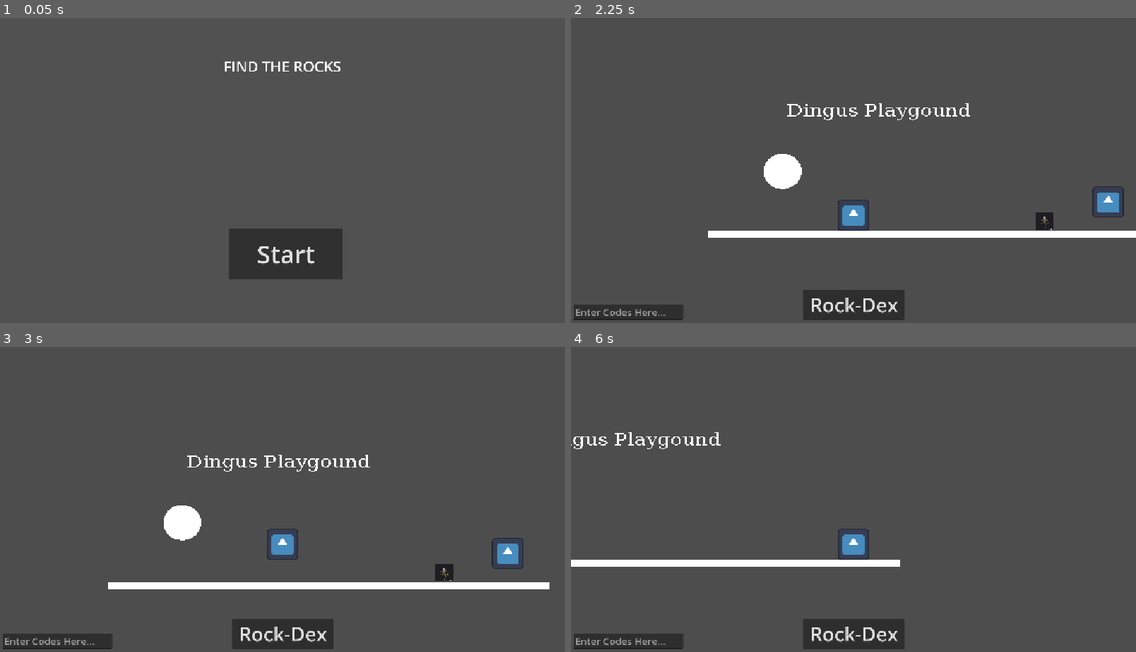
Above: before the commit, frames 1-4 (two rows, left to right).
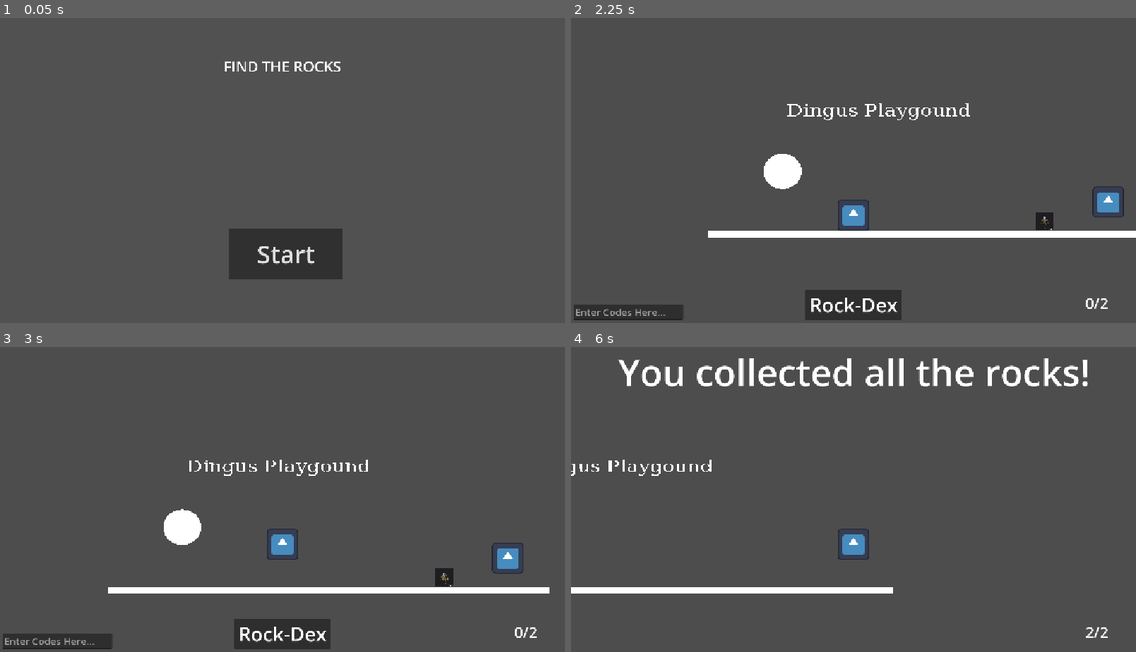
Above: after the commit, the same moments.

Repository: CISC104-F26/project5-Hunter
Game: Godot game, scene res://main_scene.tscn
Two runs of this game, one before a commit and one after it. Both use one fixed random seed, a clock stepped at 60 frames per second and the inputs below. The engine's default icon, where the game draws it, is replaced by a stand-in: a white triangle on a blue panel in a dark square.
Inputs (mouse positions are in pixels of both pictures, inside the frame that each line leads up to):
- Up to frame 1 (0.05 s): no input
- Up to frame 2 (2.25 s): click (627, 310) at 0.52 s; type "12" at 0.6 s; click "Rock-Dex" at 1.25 s; click "Start" at 2 s
- Up to frame 3 (3 s): tap Enter at 2.75 s; hold Right (right) from 2.78 s (still down); tap Space (jump) at 2.85 s
- Up to frame 4 (6 s): tap Space (jump) at 3.02, 3.32, 3.6, 3.77, 4.07, 4.35, 5.1, 5.27, 5.57, 5.85 s; release Right (right) at 4.28 s; hold Left (left) 4.28-5.03 s; hold Right (right) from 5.03 s (still down)

Frame 1 is identical in both runs. In frame 2, 0.4% of the frame differs, in the area x 41-95%, y 33-100%; in frame 3, 3.8%; in frame 4, 8.5%, in the area x 0-95%, y 3-100%.

Commit message:
is this scope creep
i think it is

Diff:
--- a/final-project-make-a-game/game_ui.tscn
+++ b/final-project-make-a-game/game_ui.tscn
@@ -9,17 +9,26 @@
 grow_vertical = 2
 
 [node name="Camera2D" type="Camera2D" parent="." unique_id=1617186762]
-visible = false
 zoom = Vector2(0.5, 0.5)
 
 [node name="IndexButton" type="Button" parent="." unique_id=974243128]
 layout_mode = 0
-offset_left = -205.0
+offset_left = -197.0
 offset_top = 511.0
-offset_right = 209.0
+offset_right = 196.0
 offset_bottom = 635.0
 theme_override_font_sizes/font_size = 80
+
+[node name="IndexButtonLabel" type="RichTextLabel" parent="IndexButton" unique_id=2128340544]
+layout_mode = 0
+offset_right = 394.0
+offset_bottom = 124.0
+mouse_filter = 1
+theme_override_font_sizes/normal_font_size = 80
 text = "Rock-Dex"
+fit_content = true
+horizontal_alignment = 1
+vertical_alignment = 1
 
 [node name="LineEdit" type="LineEdit" parent="." unique_id=981712906]
 layout_mode = 0
@@ -29,3 +38,35 @@
 offset_bottom = 635.0
 theme_override_font_sizes/font_size = 40
 placeholder_text = "Enter Codes Here..."
+
+[node name="CaseWarning" type="RichTextLabel" parent="LineEdit" unique_id=970632956]
+layout_mode = 0
+offset_left = 82.0
+offset_top = -54.0
+offset_right = 316.0
+offset_bottom = -1.0
+theme_override_font_sizes/normal_font_size = 30
+text = "Case Sensitive"
+horizontal_alignment = 1
+
+[node name="UIProgress" type="Label" parent="." unique_id=1580013718]
+layout_mode = 0
+offset_left = 946.0
+offset_top = 526.0
+offset_right = 1114.0
+offset_bottom = 609.0
+theme_override_font_sizes/font_size = 60
+text = "00/00"
+
+[node name="Congratulations" type="RichTextLabel" parent="." unique_id=680349678]
+visible = false
+visibility_layer = 512
+z_index = 20
+layout_mode = 0
+offset_left = -1003.0
+offset_top = -600.0
+offset_right = 1008.0
+offset_bottom = -368.0
+theme_override_font_sizes/normal_font_size = 150
+text = "You collected all the rocks!"
+horizontal_alignment = 1
--- a/final-project-make-a-game/index.tscn
+++ b/final-project-make-a-game/index.tscn
@@ -22,6 +22,68 @@
 offset_bottom = 554.0
 color = Color(0.6955032, 0.6955031, 0.6955031, 0.5294118)
 
+[node name="RockLabel1" type="ColorRect" parent="Background" unique_id=878194987]
+z_index = 10
+layout_mode = 0
+offset_left = 38.0
+offset_top = 41.0
+offset_right = 990.0
+offset_bottom = 301.0
+
+[node name="Name" type="RichTextLabel" parent="Background/RockLabel1" unique_id=1430700392]
+z_index = 10
+layout_mode = 0
+offset_left = 16.0
+offset_top = 16.0
+offset_right = 579.0
+offset_bottom = 108.0
+theme_override_colors/default_color = Color(0, 0, 0, 1)
+theme_override_font_sizes/normal_font_size = 60
+text = "Hidden Rock"
+horizontal_alignment = 1
+
+[node name="Hint" type="RichTextLabel" parent="Background/RockLabel1" unique_id=220656046]
+z_index = 10
+layout_mode = 0
+offset_left = 14.0
+offset_top = 117.0
+offset_right = 686.0
+offset_bottom = 249.0
+theme_override_colors/default_color = Color(0, 0, 0, 1)
+theme_override_font_sizes/normal_font_size = 30
+text = "Lorem ipsum dolor sit amet, consectetur adipiscing elit, sed do eiusmod tempor incididunt ut labore et dolore magna aliqua."
+horizontal_alignment = 1
+vertical_alignment = 1
+
+[node name="Texture" type="TextureRect" parent="Background/RockLabel1" unique_id=1439845043]
+z_index = 10
+layout_mode = 0
+offset_left = 703.0
+offset_top = 11.0
+offset_right = 939.25946
+offset_bottom = 247.0
+texture = ExtResource("1_356j3")
+expand_mode = 1
+
+[node name="Difficulty" type="TextureRect" parent="Background/RockLabel1" unique_id=166162343]
+z_index = 10
+layout_mode = 0
+offset_left = 594.0
+offset_top = 11.0
+offset_right = 688.1034
+offset_bottom = 105.0
+texture = ExtResource("1_356j3")
+expand_mode = 1
+
+[node name="Deco" type="ColorRect" parent="Background/RockLabel1" unique_id=1353083150]
+z_index = 10
+layout_mode = 0
+offset_left = 36.0
+offset_top = 98.0
+offset_right = 560.0
+offset_bottom = 104.0
+color = Color(0, 0, 0, 1)
+
 [node name="RockLabel2" type="ColorRect" parent="Background" unique_id=2128077513]
 z_index = 10
 layout_mode = 0
@@ -79,68 +141,6 @@
 offset_bottom = 104.0
 color = Color(0, 0, 0, 1)
 
-[node name="RockLabel1" type="ColorRect" parent="Background" unique_id=878194987]
-z_index = 10
-layout_mode = 0
-offset_left = 38.0
-offset_top = 41.0
-offset_right = 990.0
-offset_bottom = 301.0
-
-[node name="Name" type="RichTextLabel" parent="Background/RockLabel1" unique_id=1430700392]
-z_index = 10
-layout_mode = 0
-offset_left = 16.0
-offset_top = 16.0
-offset_right = 579.0
-offset_bottom = 108.0
-theme_override_colors/default_color = Color(0, 0, 0, 1)
-theme_override_font_sizes/normal_font_size = 60
-text = "Hidden Rock"
-horizontal_alignment = 1
-
-[node name="Hint" type="RichTextLabel" parent="Background/RockLabel1" unique_id=220656046]
-z_index = 10
-layout_mode = 0
-offset_left = 14.0
-offset_top = 117.0
-offset_right = 686.0
-offset_bottom = 249.0
-theme_override_colors/default_color = Color(0, 0, 0, 1)
-theme_override_font_sizes/normal_font_size = 30
-text = "Lorem ipsum dolor sit amet, consectetur adipiscing elit, sed do eiusmod tempor incididunt ut labore et dolore magna aliqua."
-horizontal_alignment = 1
-vertical_alignment = 1
-
-[node name="Texture" type="TextureRect" parent="Background/RockLabel1" unique_id=1439845043]
-z_index = 10
-layout_mode = 0
-offset_left = 703.0
-offset_top = 11.0
-offset_right = 939.25946
-offset_bottom = 247.0
-texture = ExtResource("1_356j3")
-expand_mode = 1
-
-[node name="Difficulty" type="TextureRect" parent="Background/RockLabel1" unique_id=166162343]
-z_index = 10
-layout_mode = 0
-offset_left = 594.0
-offset_top = 11.0
-offset_right = 688.1034
-offset_bottom = 105.0
-texture = ExtResource("1_356j3")
-expand_mode = 1
-
-[node name="Deco" type="ColorRect" parent="Background/RockLabel1" unique_id=1353083150]
-z_index = 10
-layout_mode = 0
-offset_left = 36.0
-offset_top = 98.0
-offset_right = 560.0
-offset_bottom = 104.0
-color = Color(0, 0, 0, 1)
-
 [node name="RockLabel3" type="ColorRect" parent="Background" unique_id=1117493185]
 z_index = 10
 layout_mode = 0
--- a/final-project-make-a-game/main_scene.tscn
+++ b/final-project-make-a-game/main_scene.tscn
@@ -6,10 +6,14 @@
 [ext_resource type="Texture2D" uid="uid://d02ik5j8d1fj4" path="res://Screenshot 2025-03-10 235007.png" id="3_gyfs4"]
 [ext_resource type="Script" uid="uid://rdmvnp83mat1" path="res://camera_2d.gd" id="3_hq1ik"]
 [ext_resource type="PackedScene" uid="uid://8u08r54j4wu7" path="res://game_ui.tscn" id="5_8mm7a"]
+[ext_resource type="Script" uid="uid://40k5ba2pcb3u" path="res://ui_progress.gd" id="6_66tet"]
 [ext_resource type="PackedScene" uid="uid://ulcpfp7hk8qd" path="res://menu.tscn" id="7_nfk4m"]
 
 [sub_resource type="RectangleShape2D" id="RectangleShape2D_g4gaj"]
 size = Vector2(21, 675)
+
+[sub_resource type="RectangleShape2D" id="RectangleShape2D_66tet"]
+size = Vector2(119, 11)
 
 [sub_resource type="BoxMesh" id="BoxMesh_ra2i3"]
 
@@ -47,6 +51,9 @@
 
 [sub_resource type="SphereMesh" id="SphereMesh_ra2i3"]
 
+[sub_resource type="RectangleShape2D" id="RectangleShape2D_4liu5"]
+size = Vector2(144, 102)
+
 [node name="Node2D" type="Node2D" unique_id=236159428]
 
 [node name="StaticBodyFolder" type="Node" parent="." unique_id=2091817908]
@@ -56,6 +63,14 @@
 [node name="CollisionShape2D" type="CollisionShape2D" parent="StaticBodyFolder/StaticBody2D" unique_id=2027653812]
 position = Vector2(0.5, 327.5)
 shape = SubResource("RectangleShape2D_g4gaj")
+
+[node name="StaticBody2D3" type="StaticBody2D" parent="StaticBodyFolder" unique_id=526187446]
+position = Vector2(918, -313)
+
+[node name="CollisionShape2D" type="CollisionShape2D" parent="StaticBodyFolder/StaticBody2D3" unique_id=24922544]
+position = Vector2(50, 679)
+shape = SubResource("RectangleShape2D_66tet")
+one_way_collision = true
 
 [node name="StaticBody2D2" type="StaticBody2D" parent="StaticBodyFolder" unique_id=1494731567]
 
@@ -71,7 +86,6 @@
 [node name="Player" type="CharacterBody2D" parent="." unique_id=762714921]
 position = Vector2(575, 323)
 script = ExtResource("1_2c62f")
-JUMP_VELOCITY = -800.0
 
 [node name="Sprite2D" type="Sprite2D" parent="Player" unique_id=1784517068]
 position = Vector2(0, 208)
@@ -97,6 +111,12 @@
 [node name="IndexButton" parent="Player/GameUi" index="1" unique_id=974243128]
 toggle_mode = true
 action_mode = 0
+
+[node name="CaseWarning" parent="Player/GameUi/LineEdit" parent_id_path=PackedInt32Array(935865849, 981712906) index="0" unique_id=970632956]
+visible = false
+
+[node name="UIProgress" parent="Player/GameUi" index="3" unique_id=1580013718]
+script = ExtResource("6_66tet")
 
 [node name="Menu" parent="Player" unique_id=391373488 instance=ExtResource("7_nfk4m")]
 visible = false
@@ -141,7 +161,14 @@
 scale = Vector2(155.42578, 144.25002)
 mesh = SubResource("SphereMesh_ra2i3")
 
+[node name="ImpassableWall" type="StaticBody2D" parent="." unique_id=899534431]
+
+[node name="CollisionShape2D" type="CollisionShape2D" parent="ImpassableWall" unique_id=1098727668]
+position = Vector2(920, 559)
+shape = SubResource("RectangleShape2D_4liu5")
+
 [connection signal="toggled" from="Player/GameUi/IndexButton" to="Player" method="_on_index_button_toggled"]
+[connection signal="editing_toggled" from="Player/GameUi/LineEdit" to="Player" method="_on_line_edit_editing_toggled"]
 [connection signal="text_submitted" from="Player/GameUi/LineEdit" to="Player" method="_on_line_edit_text_submitted"]
 [connection signal="pressed" from="Player/Menu/MenuButton" to="Player" method="_on_menu_button_pressed"]
 [connection signal="body_entered" from="RockFolder/Secret1" to="Player" method="_on_secret_1_body_entered"]
--- a/final-project-make-a-game/menu.tscn
+++ b/final-project-make-a-game/menu.tscn
@@ -7,8 +7,6 @@
 anchor_bottom = 1.0
 grow_horizontal = 2
 grow_vertical = 2
-metadata/_edit_horizontal_guides_ = [89.0]
-metadata/_edit_vertical_guides_ = [329.0]
 
 [node name="Logo [REPLACE]" type="Label" parent="." unique_id=1358562970]
 z_index = 16
--- a/final-project-make-a-game/player.gd
+++ b/final-project-make-a-game/player.gd
@@ -1,76 +1,120 @@
 extends CharacterBody2D
+
+	# Variables
+var movement_enabled = false
 
 	# Constants
 const SPEED = 600.0
-@export var JUMP_VELOCITY = -1000.0
+const JUMP_VELOCITY = -1000.0
 
 	# Collection
+var collected = 0
 var collected_test_1 = false
 var collected_test_2 = false
 
-""" === Default player movement === """
+""" ===== Repeated Functions Below ===== Repeated Functions Below ===== Repeated Functions Below ===== """
+func confirmation():
+	$GameUi/LineEdit.modulate = Color(0.247, 0.765, 0.0, 1.0)
+	await get_tree().create_timer(1).timeout
+	$GameUi/LineEdit.modulate = Color(1.0, 1.0, 1.0, 1.0)
 
+""" ===== Default player movement ===== Default player movement ===== Default player movement ===== """
 func _physics_process(delta: float) -> void:
 	# Add the gravity.
 	if not is_on_floor():
 		velocity += get_gravity() * delta
 
 	# Handle jump.
-	if Input.is_action_just_pressed("jump") and is_on_floor():
+	if Input.is_action_just_pressed("jump") and is_on_floor() and movement_enabled:
 		velocity.y = JUMP_VELOCITY
 
-	# Get the input direction and handle the movement/deceleration.
-	# As good practice, you should replace UI actions with custom gameplay actions.
+	# Handle movement
 	var direction := Input.get_axis("left", "right")
-	if direction:
+	if direction and movement_enabled:
 		velocity.x = direction * SPEED
 	else:
 		velocity.x = move_toward(velocity.x, 0, SPEED)
 
 	move_and_slide()
 
-""" === Rock Collecting Scripts Below === """
+""" ===== Rock Collecting Scripts Below ===== Rock Collecting Scripts Below ===== Rock Collecting Scripts Below ===== """
 
 # Handles rock 1
-func _on_secret_1_body_entered(body: Node2D) -> void:
+func _on_secret_1_body_entered(_body: Node2D) -> void:
 	if not collected_test_1:
 		print("Yed it work")
 		$"Index/Background/RockLabel1".color = Color(0.0, 0.706, 0.0, 1.0)
 		$"../RockFolder/Secret1/Rock1".hide()
+		collected += 1
 
 		collected_test_1 = true
 
 # Handles rock 2
-func _on_secret_2_body_entered(body: Node2D) -> void:
+func _on_secret_2_body_entered(_body: Node2D) -> void:
 	if not collected_test_2:
 		print("Yed it work 2")
 		$"Index/Background/RockLabel2".color = Color(0.0, 0.706, 0.0, 1.0)
 		$"../RockFolder/Secret2/Rock2".hide()
+		collected += 1
 
 		collected_test_2 = true
 
 
-""" === Miscellaneous Functions Below === """
 
+""" ===== UI Functions Below ===== UI Functions Below ===== UI Functions Below ===== """
 # Handles index button
 func _on_index_button_toggled(toggled_on: bool) -> void:
 	if toggled_on:
 		$Index.show()
+		$GameUi/IndexButton/IndexButtonLabel.text = ("Close")
 	if not toggled_on:
 		$Index.hide()
+		$GameUi/IndexButton/IndexButtonLabel.text = ("Rock-Dex")
 
 # Handles menu button
 func _on_menu_button_pressed() -> void:
+	movement_enabled = true
 	$Menu.hide()
 
-# Handles text codes
+""" ===== Text Code Functions Below ===== Text Code Functions Below ===== Text Code Functions Below ===== """
+
+# Handles auto-reset, frozen player, case warning
+func _on_line_edit_editing_toggled(toggled_on: bool) -> void:
+	if toggled_on:
+		movement_enabled = false
+		$GameUi/LineEdit/CaseWarning.show()
+	if not toggled_on:
+		movement_enabled = true
+		$GameUi/LineEdit.text = ("")
+		$GameUi/LineEdit/CaseWarning.hide()
+
+# Handles text answers
 func _on_line_edit_text_submitted(new_text: String) -> void:
 	if new_text == "Bingus":
-		# $"../MeshInstance2D".modulate = Color(0.0, 0.543, 0.245, 1.0)
+		await confirmation()
+
+		# Correct answer handling
 		position = Vector2(30,-30)
+
 	elif new_text == "Dingus":
+		await confirmation()
+
+		# Correct answer handling
 		$"../MeshInstance2D".modulate = Color(0.672, 0.574, 0.0, 1.0)
+
+	elif new_text == "Flamingus":
+		await confirmation()
+
+		# Correct answer handling
+		$"../ImpassableWall/CollisionShape2D".disabled = true
+
+
+
+
 	else:
-		$"../MeshInstance2D".modulate = Color(1.0, 0.28, 0.147, 1.0)
-		await get_tree().create_timer(1.0).timeout
-		$"../MeshInstance2D".modulate = Color(1.0, 1.0, 1.0, 1.0)
+		# Incorrect answer handling
+		$GameUi/LineEdit.modulate = Color(1.0, 0.28, 0.147, 1.0)
+		$GameUi/LineEdit.text = ("Incorrect...")
+		await get_tree().create_timer(.5).timeout
+		$GameUi/LineEdit.modulate = Color(1.0, 1.0, 1.0, 1.0)
+		$GameUi/LineEdit.text = ("")
--- a/final-project-make-a-game/project.godot
+++ b/final-project-make-a-game/project.godot
@@ -59,7 +59,7 @@
 [physics]
 
 3d/physics_engine="Jolt Physics"
-2d/default_gravity=2000.0
+2d/default_gravity=3000.0
 
 [rendering]
 
--- /dev/null
+++ b/final-project-make-a-game/scroll_test.tscn
@@ -0,0 +1,25 @@
+[gd_scene format=3 uid="uid://kwkeg3nxc5c8"]
+
+[node name="Control" type="Control" unique_id=1195496318]
+layout_mode = 3
+anchors_preset = 15
+anchor_right = 1.0
+anchor_bottom = 1.0
+grow_horizontal = 2
+grow_vertical = 2
+
+[node name="Button" type="Button" parent="." unique_id=30197812]
+layout_mode = 1
+anchors_preset = -1
+anchor_left = 0.056
+anchor_top = 0.868
+anchor_right = 0.269
+anchor_bottom = 0.965
+offset_right = 25.279999
+offset_bottom = 0.22398376
+grow_vertical = 2
+text = "Lorem ipsum dolor sit amet"
+autowrap_mode = 2
+
+[node name="Camera2D" type="Camera2D" parent="Button" unique_id=1394081047]
+zoom = Vector2(0.5, 0.5)
--- /dev/null
+++ b/final-project-make-a-game/ui_progress.gd
@@ -0,0 +1,21 @@
+extends Label
+
+@onready var player = $"../.."
+const total = 2
+
+# Called when the node enters the scene tree for the first time.
+func _ready() -> void:
+	pass
+
+
+
+# Called every frame. 'delta' is the elapsed time since the previous frame.
+func _process(delta: float) -> void:
+	text = str(player.collected) + "/" + str(total)
+
+	# Hides UI upon collecting all rocks
+	if player.collected == total:
+		$"../Congratulations".show()
+		$"../../Index".hide()
+		$"../LineEdit".hide()
+		$"../IndexButton".hide()
Not shown, added: final-project-make-a-game/ui_progress.gd.uid
